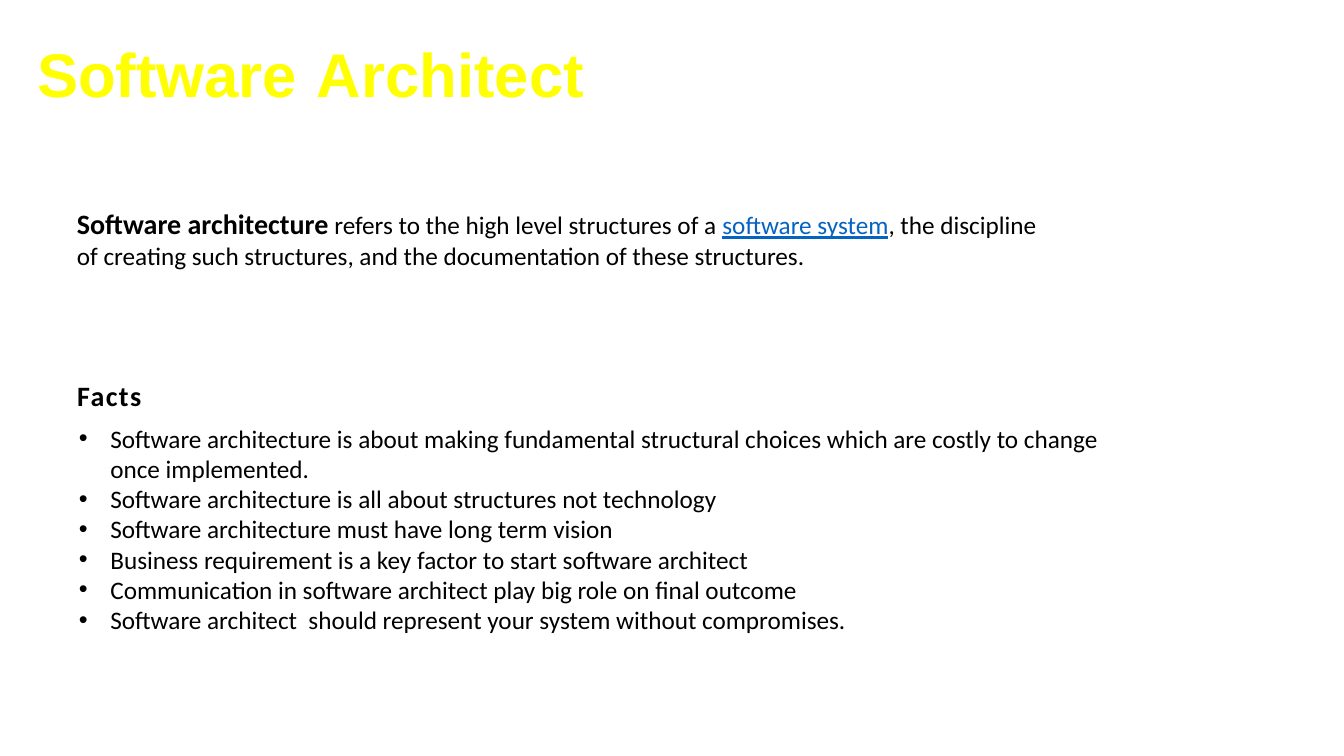
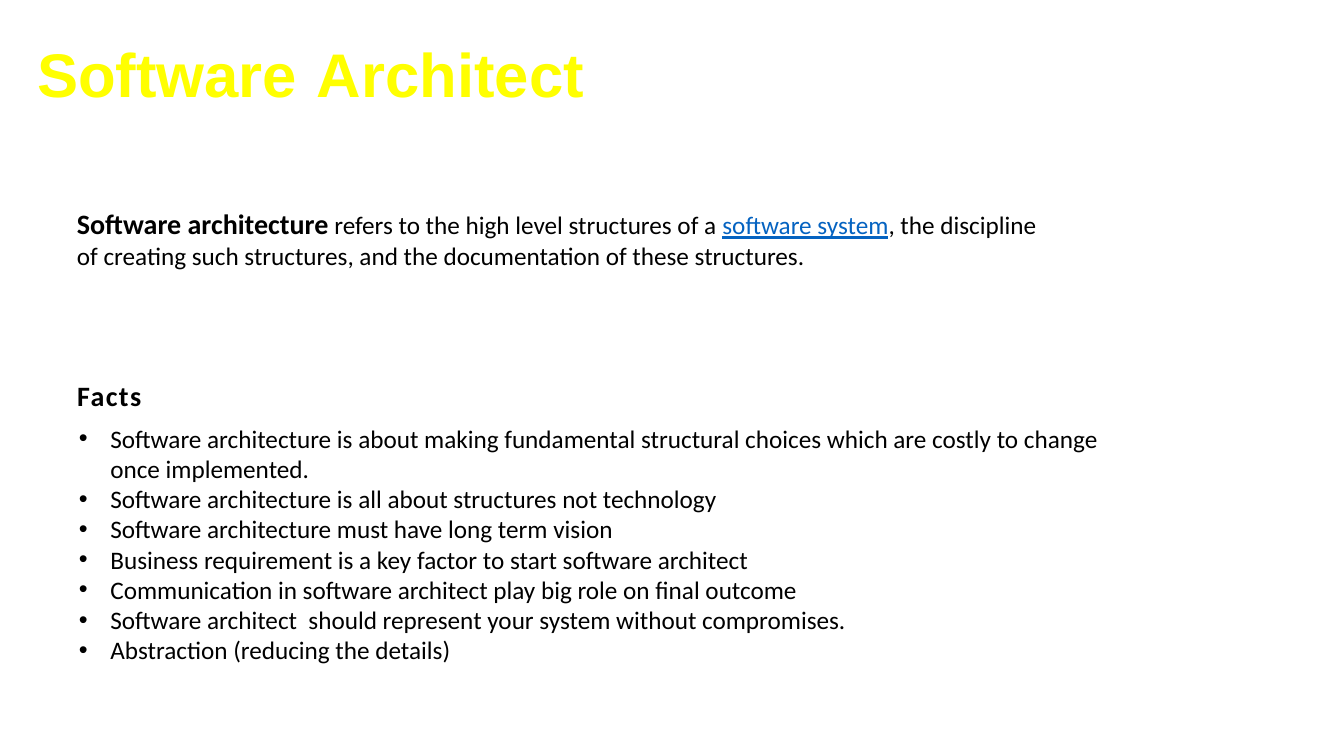
Before and after one commit to cfclick/CFSummit2016, a slide deck: slide 8 of powerpoint/architect/Crafting CF App Like An Architect.pptx. Drawn at 1344x756 pixels with LibreOffice and Linux fonts; fonts in the diff are those of the drawing; background and template pictures are left out. Boxes give left, top, right and bottom in pixels: in the first picture for what was removed or moved away, otherwise in the second. Text is boxed around its words. In the diff, an @@ line names an element or a change of style, - is before the commit and + after.

```diff
--- a/powerpoint/architect/Crafting CF App Like An Architect.pptx
+++ b/powerpoint/architect/Crafting CF App Like An Architect.pptx
@@ text at bbox=[110, 640, 450, 664]: paragraph added @@
+• Abstraction (reducing the details)
```
Also in this commit, not shown: 7 other slides changed, 1 slide added, 1 other file.
